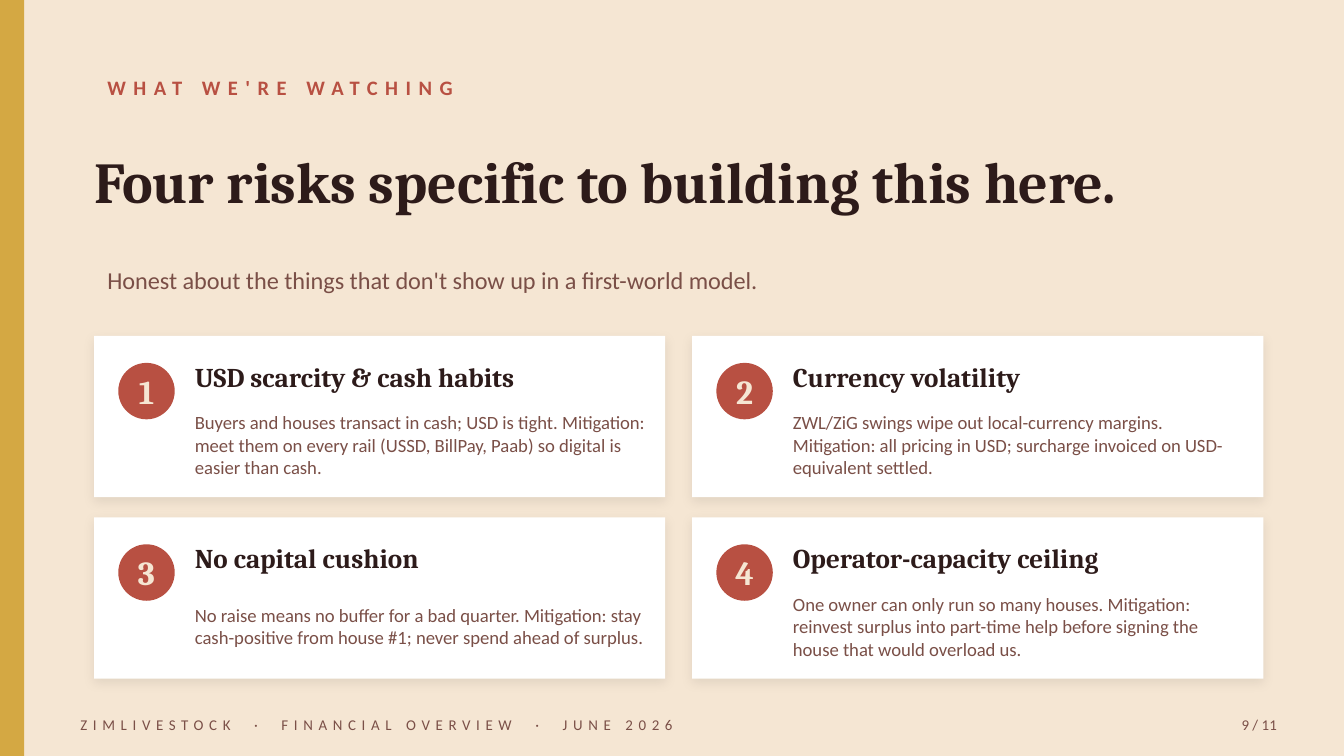
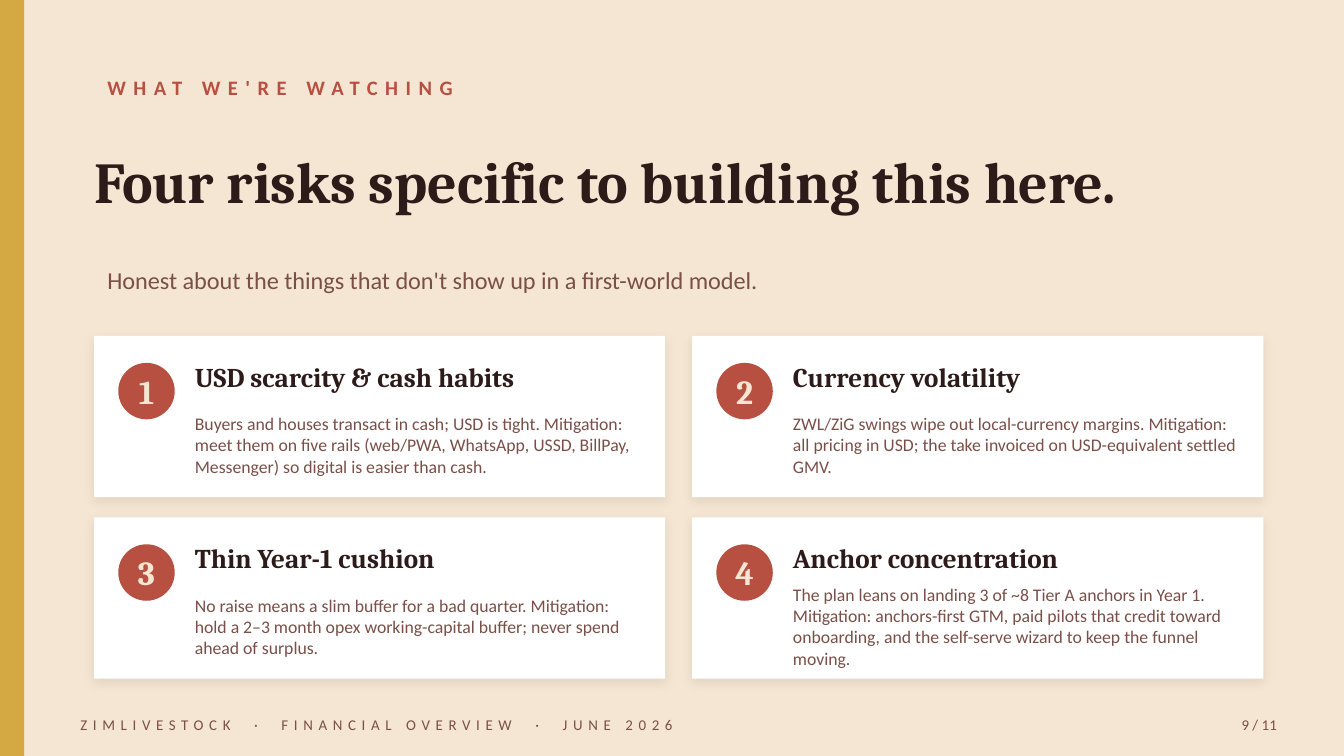
Before and after one commit to muudzo/livestockl, a slide deck: slide 9 of deliverables/business/financial-deck.pptx. Drawn at 1344x756 pixels with LibreOffice and Linux fonts; fonts in the diff are those of the drawing. Boxes give left, top, right and bottom in pixels: in the first picture for what was removed or moved away, otherwise in the second. Text is boxed around its words. In the diff, an @@ line names an element or a change of style, - is before the commit and + after.

```diff
--- a/deliverables/business/financial-deck.pptx
+++ b/deliverables/business/financial-deck.pptx
@@ text at box(195, 417, 630, 476): text changed; size 10 to 9.5 pt @@
-Buyers and houses transact in cash; USD is tight. Mitigation: meet them on every rail (USSD, BillPay, Paab) so digital is easier than cash.
+Buyers and houses transact in cash; USD is tight. Mitigation: meet them on five rails (web/PWA, WhatsApp, USSD, BillPay, Messenger) so digital is easier than cash.
@@ text at box(793, 417, 1236, 473): text changed; size 10 to 9.5 pt @@
-ZWL/ZiG swings wipe out local-currency margins. Mitigation: all pricing in USD; surcharge invoiced on USD-equivalent settled.
+ZWL/ZiG swings wipe out local-currency margins. Mitigation: all pricing in USD; the take invoiced on USD-equivalent settled GMV.
@@ text at box(195, 549, 434, 569): text changed @@
-No capital cushion
+Thin Year-1 cushion
@@ text at box(793, 549, 1058, 568): text changed @@
-Operator-capacity ceiling
+Anchor concentration
@@ text at box(195, 599, 620, 657): text changed; size 10 to 9.5 pt @@
-No raise means no buffer for a bad quarter. Mitigation: stay cash-positive from house #1; never spend ahead of surplus.
+No raise means a slim buffer for a bad quarter. Mitigation: hold a 2–3 month opex working-capital buffer; never spend ahead of surplus.
@@ text at box(793, 588, 1221, 668): text changed; size 10 to 9.5 pt @@
-One owner can only run so many houses. Mitigation: reinvest surplus into part-time help before signing the house that would overload us.
+The plan leans on landing 3 of ~8 Tier A anchors in Year 1. Mitigation: anchors-first GTM, paid pilots that credit toward onboarding, and the self-serve wizard to keep the funnel moving.
```
Also in this commit, not shown: 9 other slides changed, 10 other files.
